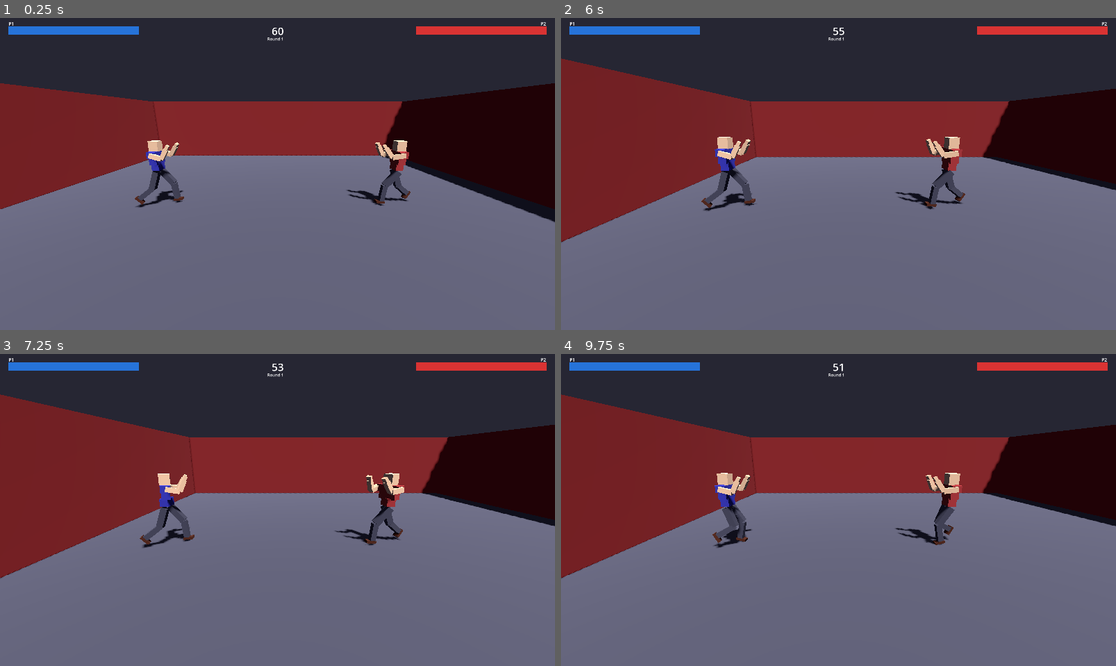
Above: before the commit, frames 1-4 (two rows, left to right).
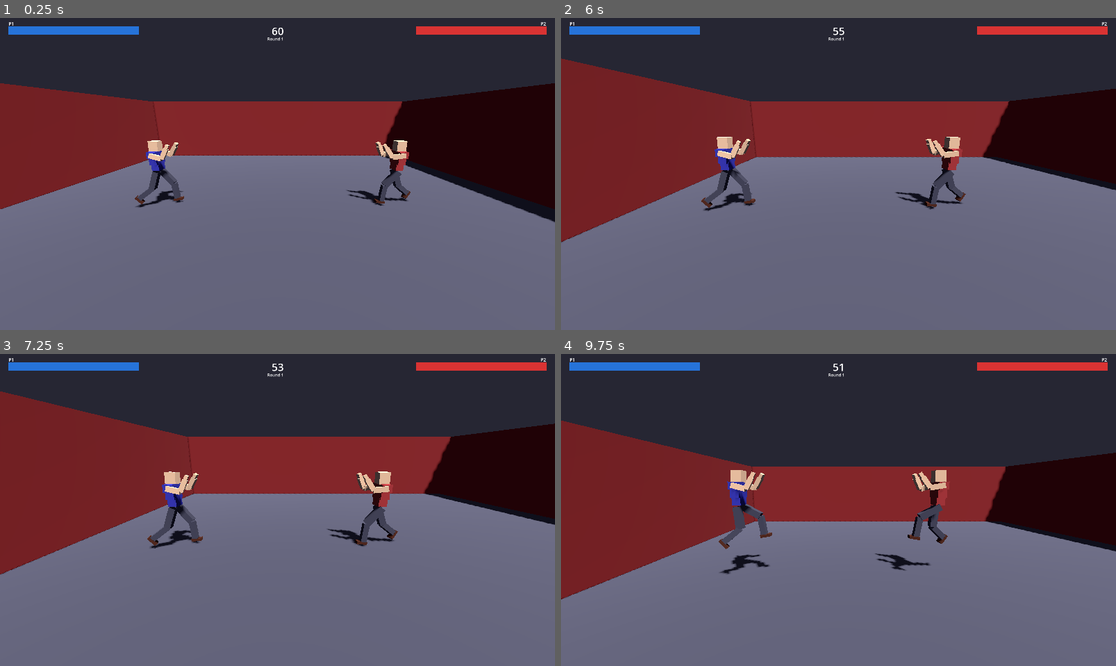
Above: after the commit, the same moments.

Repository: 42potatoes97/final-fade
Game: Godot game, scene res://scenes/main/fight_scene.tscn
Same seed, same stepped clock (60 frames per second), same inputs: the game is played once before the commit and once after it. This scene is started directly instead of the project's main scene.
Inputs (mouse positions are in pixels of both pictures, inside the frame that each line leads up to):
- Up to frame 1 (0.25 s): no input
- Up to frame 2 (6 s): tap Enter at 0.5 s; move the mouse to (960, 158) at 0.52 s; hold D 0.53-1.25 s; hold U 0.53-1.25 s; click (960, 158) at 0.67 s; tap Space at 0.77, 3.77, 5.75 s; drag from (727, 189) to (810, 236) at 1.27 s; move the mouse to (894, 105) at 2.02 s; hold D 2.03-2.75 s; tap J at 2.1 s; drag from (810, 236) to (672, 127) at 2.77 s; move the mouse to (1005, 220) at 3.52 s; hold A 3.53-4.25 s; tap L at 3.6 s; drag from (672, 127) to (755, 96) at 4.27 s; move the mouse to (866, 174) at 5.02 s; hold S 5.03-5.75 s; hold Enter 5.03-5.75 s; click (866, 174) at 5.17 s; drag from (755, 96) to (727, 189) at 5.77 s
- Up to frame 3 (7.25 s): move the mouse to (399, 494) at 6.52 s; hold W from 6.53 s (still down); tap K at 6.6 s; tap Space at 6.77 s
- Up to frame 4 (9.75 s): release W at 7.25 s; drag from (727, 525) to (810, 572) at 7.27 s; move the mouse to (894, 441) at 8.02 s; hold S 8.03-8.75 s; hold U 8.03-8.75 s; drag from (810, 572) to (672, 463) at 8.77 s; move the mouse to (1005, 556) at 9.52 s; hold W from 9.53 s (still down); tap J at 9.6 s; click (1005, 556) at 9.67 s

The runs differ from the first frame. In frame 1, 0.1% of the frame differs, in the area x 24-74%, y 39-60%; in frame 2, 0.2%; in frame 3, 3.3%; in frame 4, 20%, in the area x 0-100%, y 12-79%.

Commit message:
Fix sluggish directional input responsiveness
- Fight stance blend_speed 15→25 (snappier transitions to/from idle)
- UP_WAIT_FRAMES 8→5 (hop commitment 133ms→83ms, less input delay)
- Walk forward/back no longer blocked by pending up/down axes
  (was waiting for hop/crouch timer before allowing lateral movement)

Co-Authored-By: Claude Opus 4.6 (1M context) <noreply@anthropic.com>

Diff:
--- a/scripts/fighter/fighter_model.gd
+++ b/scripts/fighter/fighter_model.gd
@@ -176,7 +176,7 @@
 
 func set_pose_fight_stance() -> void:
 	idle_bob_active = true
-	blend_speed = 15.0
+	blend_speed = 25.0  # Snappy stance transitions (was 15)
 	_set_pose({
 		"torso": Vector3(2, 0, 0),
 		"head": Vector3(0, -1, -1),
--- a/scripts/fighter/states/idle_state.gd
+++ b/scripts/fighter/states/idle_state.gd
@@ -6,7 +6,7 @@
 # UP/DOWN have a brief wait window before committing to hop/duck
 # so double-tap sidestep has time to register.
 
-const UP_WAIT_FRAMES: int = 8  # Frames to wait after first UP before committing to hop
+const UP_WAIT_FRAMES: int = 5  # Frames to wait after first UP before committing to hop (was 8, too sluggish)
 const DOWN_WAIT_FRAMES: int = 3  # Very responsive crouch — makes KBD harder, backsway comes out on sloppy input
 
 var up_pending_frames: int = 0  # Counts up after first UP press
@@ -109,15 +109,14 @@
 			down_pending_frames = 0
 			return "Crouch"
 
-	# --- Walk (only if no pending up/down) ---
-	if up_pending_frames == 0 and down_pending_frames == 0:
-		var holding_fwd = IM.has_flag(input_bits, IM.INPUT_FORWARD)
-		var holding_back = IM.has_flag(input_bits, IM.INPUT_BACK)
+	# --- Walk (always responsive — up/down pending doesn't block lateral movement) ---
+	var holding_fwd = IM.has_flag(input_bits, IM.INPUT_FORWARD)
+	var holding_back = IM.has_flag(input_bits, IM.INPUT_BACK)
 
-		if holding_fwd:
-			return "WalkForward"
-		if holding_back:
-			return "WalkBackward"
+	if holding_fwd:
+		return "WalkForward"
+	if holding_back:
+		return "WalkBackward"
 
 	return ""
 
